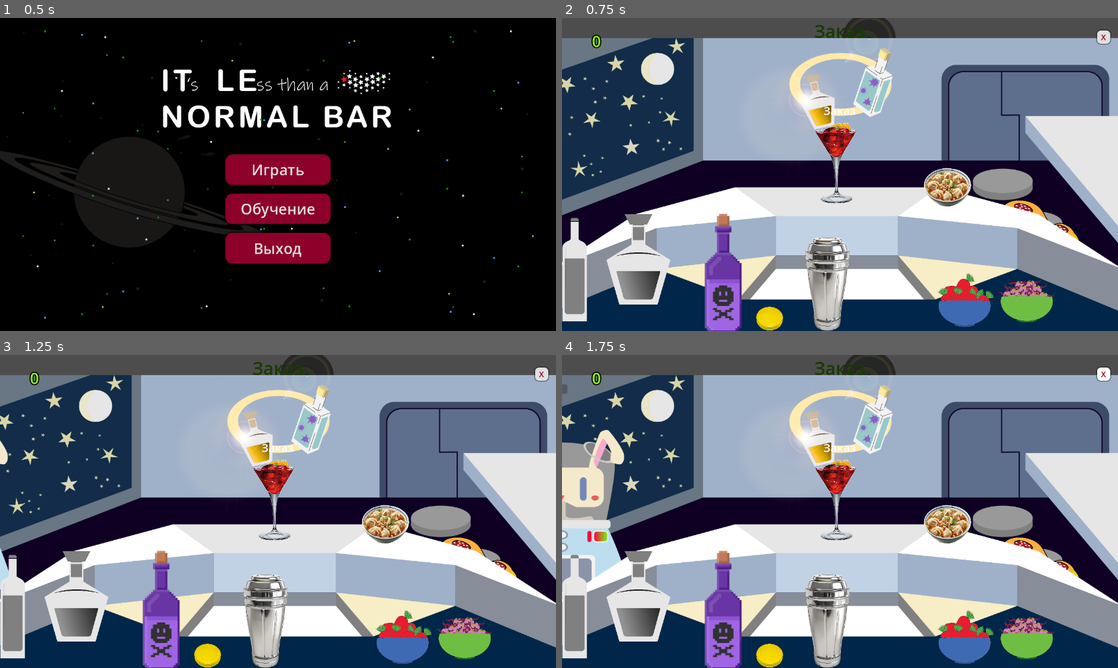
Above: before the commit, frames 1-4 (two rows, left to right).
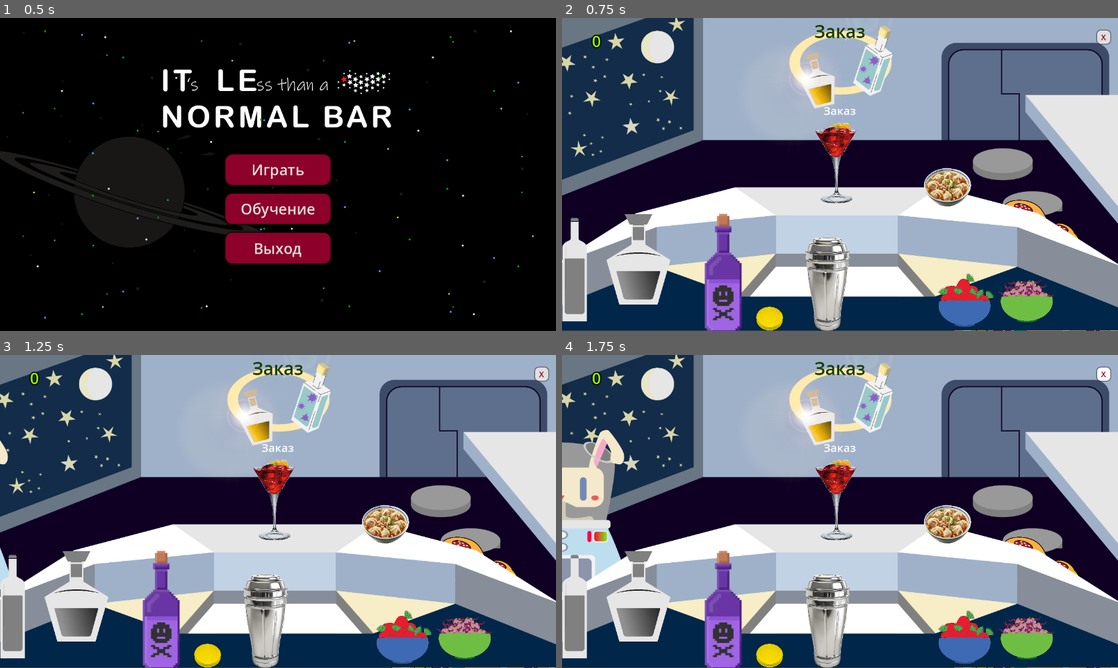
Above: after the commit, the same moments.

Repository: Svinkimer/BartenderGameJam
Game: Godot game, scene res://Scenes/main_menu.tscn
The game is run twice, just before and just after one commit, with the same random seed, the same clock (stepped at 60 frames per second) and the same inputs.
Inputs:
- Up to frame 1 (0.5 s): no input
- Up to frame 2 (0.75 s): click "Играть" at 0.5 s
- Up to frame 3 (1.25 s): no input
- Up to frame 4 (1.75 s): click "X" at 1.25 s

Frame 1 is identical in both runs. In frame 2, 28% of the frame differs, in the area x 0-100%, y 0-100%; in frame 3, 28%; in frame 4, 26%.

Commit message:
fix: tax mechanic

Diff:
--- a/Scripts/GameState.gd
+++ b/Scripts/GameState.gd
@@ -219,7 +219,6 @@
 	get_tree().root.get_node("BaseScene").add_child(new_alien)
 
 	new_alien.connect("client_unhappy", _on_client_unhappy)
-	new_alien.connect("client_happy", _on_client_happy)
 
 func _on_client_unhappy():
 	unhappy_clents_count += 1
@@ -227,10 +226,6 @@
 
 	if unhappy_clents_count > 3:
 		ending_clients_unhappy()
-
-func _on_client_happy():
-	unhappy_clents_count = 0
-	print("Client's happy!")
 
 #endregion
 
@@ -304,9 +299,7 @@
 		earned_money = value
 		get_base().get_node("%EarnedMoneyLabel").text = str(value)
 
-		# test code
-		#if value >= 30 and clients_served_since_tax_pay >= 2:
-		if value >= 900 and clients_served_since_tax_pay >= 10:
+		if value >= 900 and tax_evader:
 			ending_taxes_not_paid()
 		if value >= 1000:
 			ending_win()
@@ -314,11 +307,12 @@
 var clients_served_since_tax_pay = 0
 
 
-
 var tips_on_scene: Array[Tips] = [null, null, null, null]
 var tips_scene = preload("uid://cci63fnvep627") # tips
 
 var cocktail_cost: int = 0
+
+var tax_evader := false
 
 func give_tips():
 	var tips_instances_node: Node = get_tree().root.get_node("BaseScene").get_node("Tips")
@@ -335,7 +329,11 @@
 			new_tip.idx = i
 
 			tips_on_scene[i] = new_tip
-			clients_served_since_tax_pay+=1
+			clients_served_since_tax_pay += 1
+
+			if clients_served_since_tax_pay > 5:
+				tax_evader = true
+
 			break
 
 	if no_empty_slots:
--- a/Scripts/bar_scene.tscn
+++ b/Scripts/bar_scene.tscn
@@ -412,14 +412,14 @@
 
 [node name="BarBacrground" type="Sprite2D" parent="Background"]
 z_index = 1
-position = Vector2(1, -6.22434)
-scale = Vector2(0.68436, 0.660872)
+position = Vector2(1, -53)
+scale = Vector2(0.68436, 0.67101)
 texture = ExtResource("22_rlc2g")
 
 [node name="Bar" type="Sprite2D" parent="Background"]
 z_index = 3
-position = Vector2(-7.00003, 198.5)
-scale = Vector2(0.684375, 0.6)
+position = Vector2(-7.00003, 194)
+scale = Vector2(0.684375, 0.584071)
 texture = ExtResource("25_rlc2g")
 
 [node name="Eater" type="Area2D" parent="."]
--- a/Scripts/client_script.gd
+++ b/Scripts/client_script.gd
@@ -78,7 +78,6 @@
 	print("timer reset")
 
 signal client_unhappy
-signal client_happy
 
 func temper_over():
 	# say("Fuck you", 1.0)
@@ -95,7 +94,6 @@
 	leave_scene()
 
 func drink_right_order():
-	client_happy.emit()
 	temper_tween.kill()
 	# say("Thank you, sunshine!", 1.0)
 	var reply = cur_preset.right_drink_reply[randi() % cur_preset.right_drink_reply.size()]
